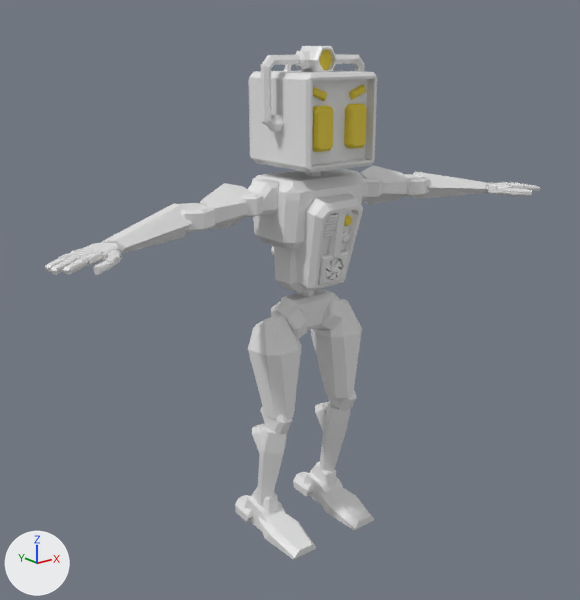
Two versions of the Blender file Assets/Models/Characters/MiniNova.blend, one commit apart.
Camera for both pictures: a 50 mm camera at (-2.6, -3.11, 2.65) aimed at (-0.08, 0.04, 1.39). Arrows for +X, +Y and +Z are at lower left; the lights stay in place.

The first picture shows 'MiniNovaFoot', 'MiniNovaHand', 'MiniNovaHead', 'MiniNovaLowerArm', 'MiniNovaLowerLeg', 'MiniNovaTorso', 'MiniNovaTorsoUnit', 'MiniNovaUpperArm', 'MiniNovaUpperLeg'.
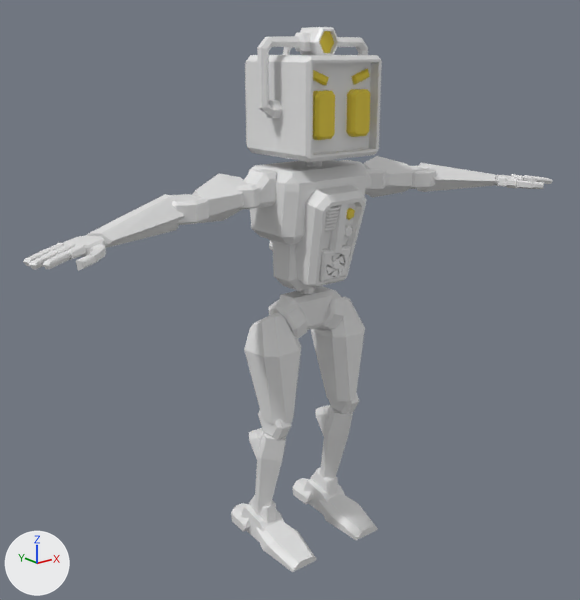
Boxes [x1, y1, x2, y2] around the edits, measured in the pictures (580 x 600 px; the box of a moved part takes in the faces that stretch with it):
'MiniNovaHead', reshaped, moved (7% wider, 8% taller)
    before: [249, 46, 377, 176]
    after: [245, 27, 382, 167]
'MiniNovaUpperLeg', reshaped, moved (6% wider)
    before: [248, 292, 362, 419]
    after: [244, 290, 365, 424]
'MiniNovaTorso', reshaped, moved
    before: [247, 169, 369, 330]
    after: [244, 160, 371, 330]
'MiniNovaFoot', moved
    before: [235, 461, 374, 559]
    after: [231, 467, 378, 572]
'MiniNovaLowerArm', reshaped, moved (6% wider)
    before: [101, 171, 486, 254]
    after: [85, 163, 495, 248]
'MiniNovaTorsoUnit', moved
    before: [271, 193, 363, 291]
    after: [269, 185, 367, 288]
'MiniNovaLowerLeg', reshaped, moved (7% taller)
    before: [252, 391, 357, 506]
    after: [249, 392, 359, 515]
'MiniNovaUpperArm', mesh rescaled, moved (6% wider)
    before: [199, 165, 407, 230]
    after: [192, 156, 413, 223]
'MiniNovaHand', reshaped, moved (7% wider)
    before: [45, 182, 541, 276]
    after: [23, 174, 553, 271]
'MiniNovaFanFront', moved
    before: [325, 258, 342, 279]
    after: [326, 254, 344, 276]
part 7 of me_cube_014, moved or reshaped
    before: [93, 189, 532, 276]
    after: [76, 182, 544, 271]
part 8 of me_cube_014, moved or reshaped
    before: [82, 183, 512, 262]
    after: [63, 175, 523, 257]
part 9 of me_cube_014, moved or reshaped
    before: [107, 187, 508, 264]
    after: [91, 179, 518, 259]
part 10 of me_cube_014, moved or reshaped
    before: [63, 185, 541, 275]
    after: [42, 177, 553, 270]
part 11 of me_cube_014, moved or reshaped
    before: [50, 184, 536, 275]
    after: [29, 176, 549, 270]
part 12 of me_cube_014, moved or reshaped
    before: [45, 184, 528, 272]
    after: [23, 176, 537, 266]
part 13 of me_cube_014, moved or reshaped
    before: [106, 188, 521, 269]
    after: [90, 180, 532, 262]
part 14 of me_cube_014, moved or reshaped
    before: [77, 184, 518, 260]
    after: [65, 176, 535, 260]
part 15 of me_cube_014, moved or reshaped
    before: [68, 251, 80, 258]
    after: [54, 175, 529, 254]
part 16 of me_cube_014, moved or reshaped
    before: [87, 185, 524, 266]
    after: [45, 175, 522, 252]
part 17 of me_cube_014, deleted
    before: [58, 182, 528, 269]

Edits to the bpy script that builds the scene:
```text
Change me_cylinder_005:
    where me_cylinder_005.from_pydata(...)  # 74 vertices, 63 faces; spans x 0.043..0.33, y -0.129..0.143, z 0.735..1.35
    me_cylinder_005 part 1: the whole mesh is multiplied about the mesh origin by the matrix ((1.056, 0.0, 0.0), (0.0, 1.056, 0.0), (0.0, 0.0, 1.056))
Change me_cube_007:
    where me_cube_007.from_pydata(...)  # 39 vertices, 32 faces; spans x 0.304..0.649, y -0.106..0.119, z 1.77..1.984
    me_cube_007 part 2: the whole mesh is scaled about its middle by 1.06, then moved by (0.027, 0.0, 0.105)
Change me_cube_002:
    where me_cube_002.from_pydata(...)  # 44 vertices, 34 faces; spans x 0.601..1.228, y -0.225..0.08, z 1.778..1.928
    me_cube_002 part 3: the whole mesh is multiplied about the mesh origin by the matrix ((1.056, 0.0, 0.0), (0.0, 1.056, 0.0), (0.0, 0.0, 1.056))
Change me_cylinder_010:
    where me_cylinder_010.from_pydata(...)  # 67 vertices, 56 faces; spans x 0.152..0.301, y -0.132..0.168, z 0.148..0.826
    me_cylinder_010 part 4: the whole mesh is multiplied about the mesh origin by the matrix ((1.056, 0.0, 0.0), (0.0, 1.056, 0.0), (0.0, 0.0, 1.056))
Change me_plane_004:
    where me_plane_004.from_pydata(...)  # 324 vertices, 283 faces; spans x -0.315..0.315, y -0.252..0.239, z -0.299..0.331
    me_plane_004 part 5: the whole mesh is multiplied about the mesh origin by the matrix ((1.056, 0.0, 0.0), (0.0, 1.056, 0.0), (0.0, 0.0, 1.056))
Change me_cube_005:
    where me_cube_005.from_pydata(...)  # 180 vertices, 146 faces; spans x -0.38..0.38, y -0.13..0.243, z -0.395..0.42
    me_cube_005 part 6: the whole mesh is multiplied about the mesh origin by the matrix ((1.056, 0.0, 0.0), (0.0, 1.056, 0.0), (0.0, 0.0, 1.056))
Change me_cube_014:
    remove me_cube_014.from_pydata(...)  # 3288 vertices, 3204 faces; spans x 1.148..1.497, y -0.395..-0.129, z 1.775..1.841
    add me_cube_014.from_pydata(...)  # 472 vertices, 388 faces; spans x 1.212..1.581, y -0.417..-0.136, z 1.874..1.944
    me_cube_014 part 7: the loose piece of 16 vertices spanning x 1.285..1.357, y -0.395..-0.344, z 1.775..1.818 is scaled about its middle by 1.06, then moved by (0.074, -0.021, 0.101)
    me_cube_014 part 8: the loose piece of 44 vertices spanning x 1.173..1.339, y -0.301..-0.129, z 1.785..1.841 is scaled about its middle by 1.06, then moved by (0.07, -0.012, 0.102)
    me_cube_014 part 9: the loose piece of 28 vertices spanning x 1.191..1.264, y -0.31..-0.239, z 1.779..1.831 is scaled about its middle by 1.06, then moved by (0.069, -0.015, 0.101)
    me_cube_014 part 10: the loose piece of 16 vertices spanning x 1.358..1.465, y -0.376..-0.302, z 1.791..1.83 is scaled about its middle by 1.06, then moved by (0.079, -0.019, 0.101)
    me_cube_014 part 11: the loose piece of 16 vertices spanning x 1.383..1.497, y -0.338..-0.259, z 1.788..1.828 is scaled about its middle by 1.06, then moved by (0.081, -0.017, 0.101)
    me_cube_014 part 12: the loose piece of 16 vertices spanning x 1.395..1.497, y -0.286..-0.214, z 1.789..1.827 is scaled about its middle by 1.06, then moved by (0.081, -0.014, 0.101)
    me_cube_014 part 13: the loose piece of 16 vertices spanning x 1.221..1.297, y -0.364..-0.288, z 1.78..1.825 is scaled about its middle by 1.06, then moved by (0.071, -0.018, 0.101)
    me_cube_014 part 14: the loose piece of 16 vertices spanning x 1.305..1.39, y -0.289..-0.221, z 1.797..1.836 is moved by (0.051, -0.06, 0.104)
    me_cube_014 part 15: the loose piece of 16 vertices spanning x 1.325..1.404, y -0.244..-0.183, z 1.797..1.833 is scaled about its middle by (1.13, 1.16, 1.14), then moved by (0.059, -0.056, 0.103)
    me_cube_014 part 16: the loose piece of 16 vertices spanning x 1.284..1.365, y -0.331..-0.266, z 1.8..1.837 is scaled about its middle by (1.03, 1, 1.02), then moved by (0.117, 0.073, 0.098)
    me_cube_014 part 17: 8 loose pieces with 3072 vertices, spanning x 1.197..1.429, y -0.38..-0.174, z 1.787..1.839, are deleted
Change ob_mininovaupperleg:
    ob_mininovaupperleg.location: (0.0, 0.0, 0.066) -> (0.0, 0.0, 0.003)
Change ob_mininovaupperarm:
    ob_mininovaupperarm.location: (0.0, 0.0, 0.066) -> (0.0, 0.0, 0.003)
Change ob_mininovalowerarm:
    ob_mininovalowerarm.location: (0.0, 0.0, 0.066) -> (0.0, 0.0, 0.003)
Change ob_mininovafoot:
    ob_mininovafoot.location: (0.0, 0.0, 0.066) -> (0.0, 0.0, 0.003)
Change ob_mininovalowerleg:
    ob_mininovalowerleg.location: (0.0, 0.0, 0.066) -> (0.0, 0.0, 0.003)
Change ob_mininovatorsounit:
    ob_mininovatorsounit.location: (0.0, 0.007, 1.87) -> (0.0, 0.007, 1.909)
Change ob_mininovahead:
    ob_mininovahead.location: (0.0, -0.008, 2.333) -> (0.0, -0.009, 2.397)
Change ob_mininovatorso:
    ob_mininovatorso.location: (0.0, -0.056, 1.628) -> (0.0, -0.06, 1.653)
Change ob_mininovahand:
    ob_mininovahand.location: (0.0, 0.0, 0.066) -> (0.0, 0.0, 0.003)
```
